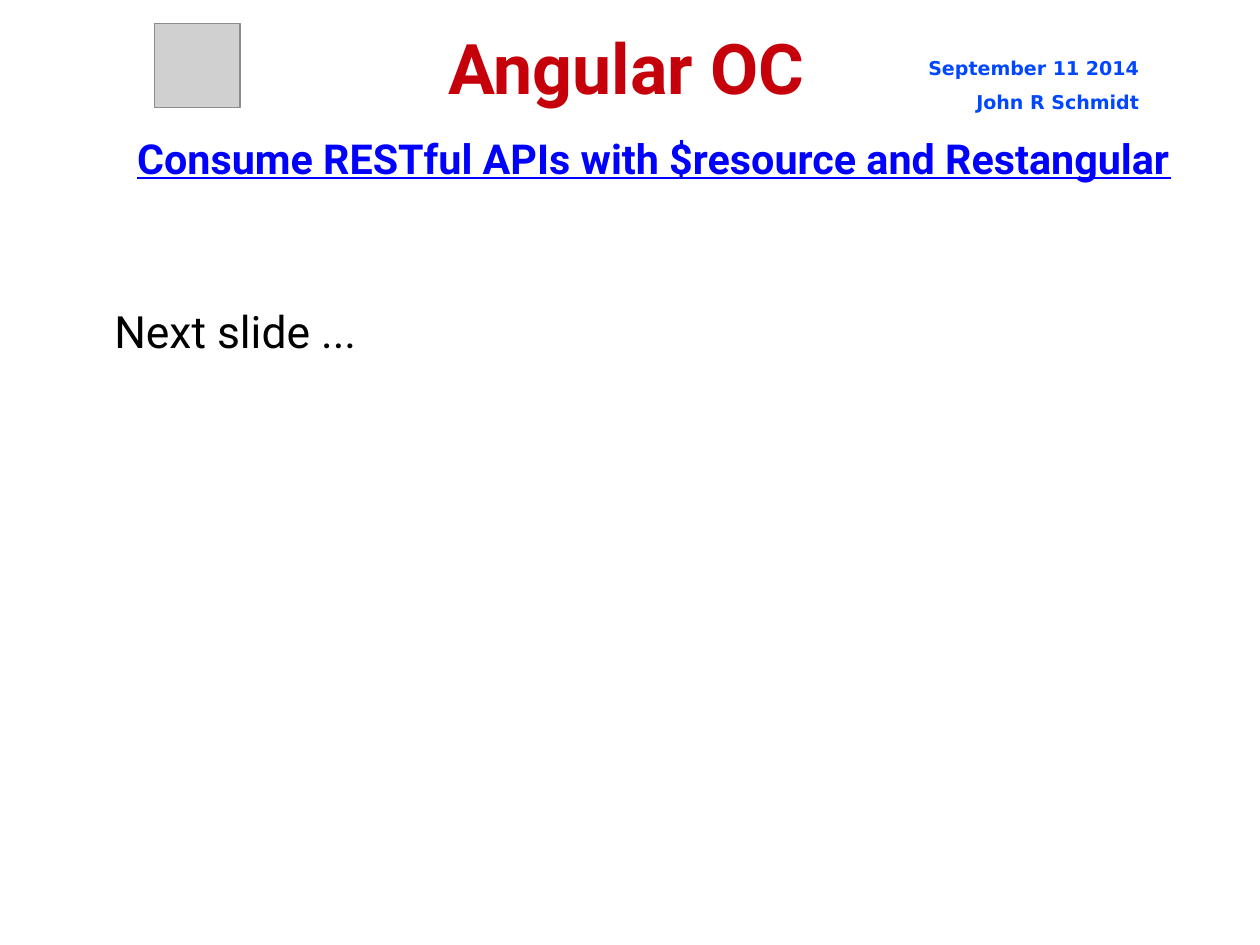
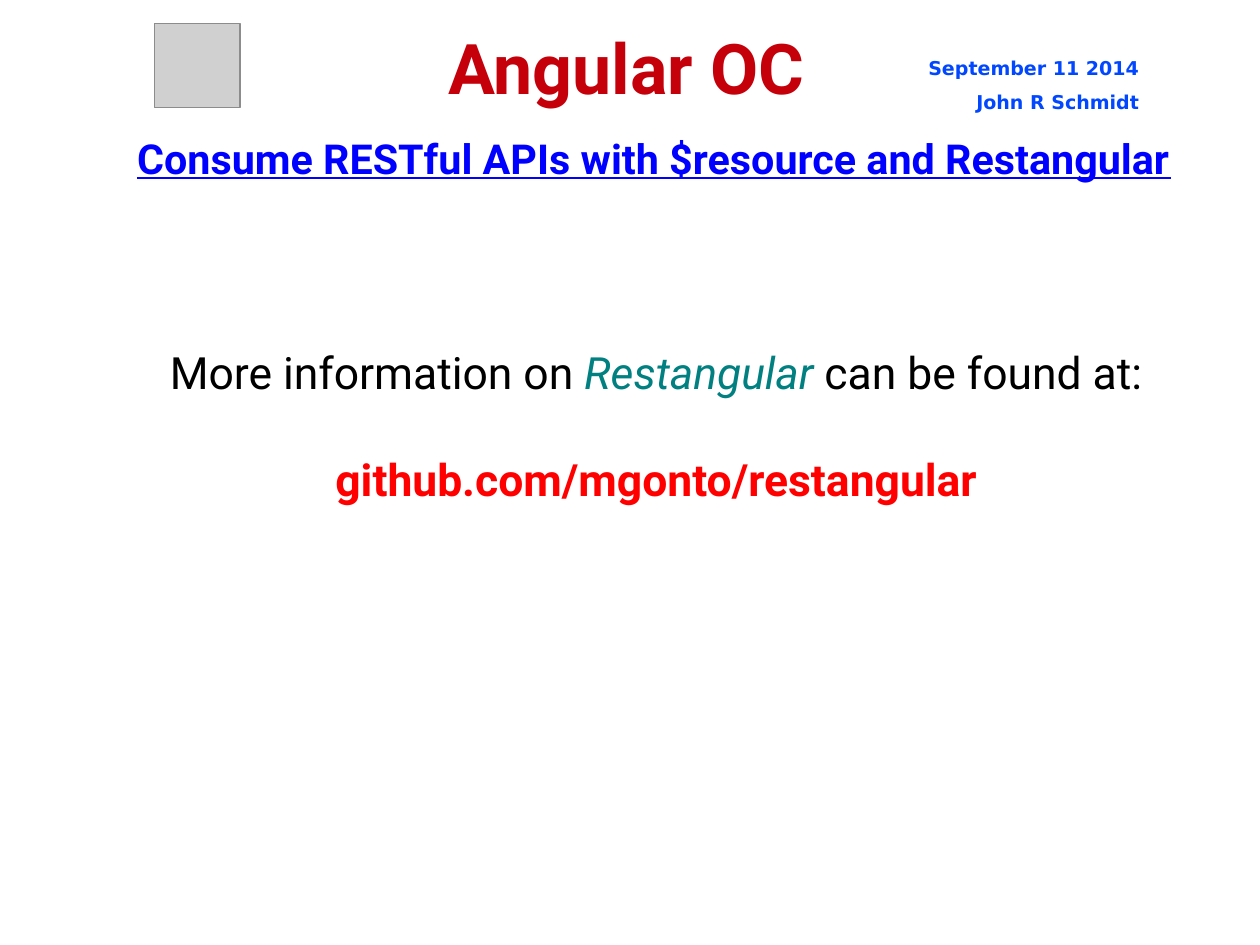
Before and after one commit to jrschmidt/fifa-angular-rest-demo, a slide deck: slide 62 of fifa.odp (slide 57 before the commit). Drawn at 1260x945 pixels with LibreOffice and Linux fonts; fonts in the diff are those of the drawing; grey boxes stand for pictures; background and template pictures are left out. Boxes give left, top, right and bottom in pixels: in the first picture for what was removed or moved away, otherwise in the second. Text is boxed around its words. In the diff, an @@ line names an element or a change of style, - is before the commit and + after.

```diff
--- a/fifa.odp
+++ b/fifa.odp
@@ subtitle removed at <box>114,314,310,349</box> @@
-Next slide ...
@@ subtitle added at <box>170,355,1142,506</box>, 28 pt, text #000000 @@
+More information on Restangular can be found at:
+github.com/mgonto/restangular
```
Also in this commit, not shown: 8 other slides changed, 2 slides added, 1 other file.
